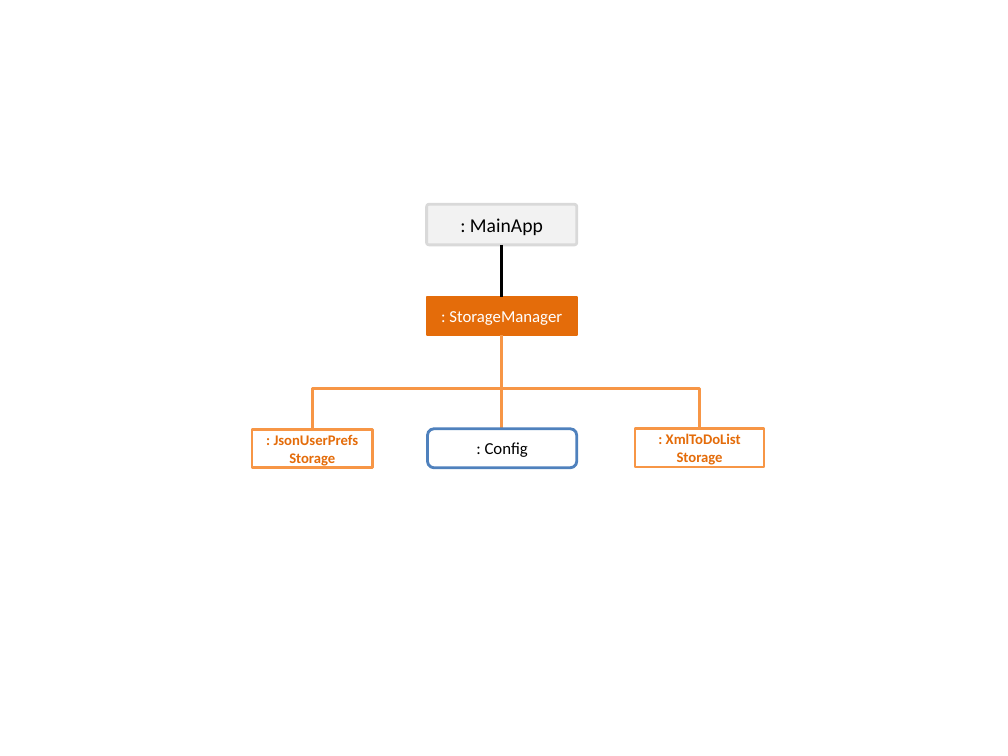
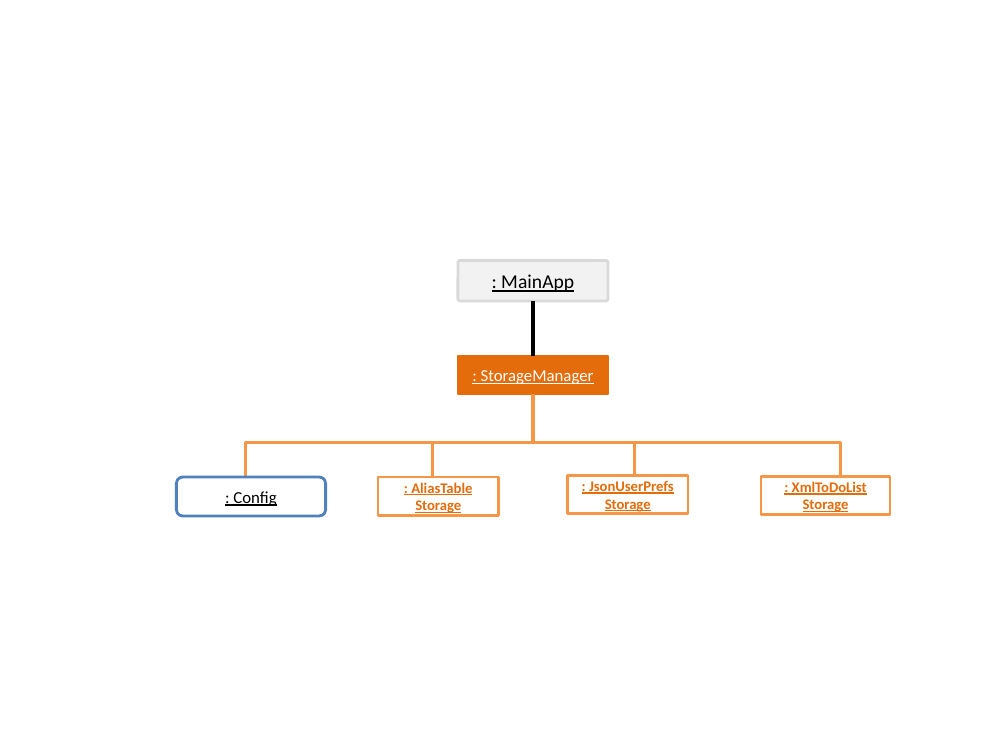
Before and after one commit to CS2103AUG2016-W11-C2/main, a slide deck: slide 11 of docs/diagrams/Diagrams.pptx (slide 9 before the commit). Drawn at 1008x756 pixels with LibreOffice and Linux fonts; fonts in the diff are those of the drawing. Boxes give left, top, right and bottom in pixels: in the first picture for what was removed or moved away, otherwise in the second. Text is boxed around its words. In the diff, an @@ line names an element or a change of style, - is before the commit and + after.

Commit message:
update diagrams ppt and storage diagram

```diff
--- a/docs/diagrams/Diagrams.pptx
+++ b/docs/diagrams/Diagrams.pptx
@@ rounded rectangle ": MainApp": place and size @@
-rounded rectangle ": MainApp" at (426, 205, 577, 245)
+rounded rectangle ": MainApp" at (458, 260, 608, 300)
@@ line moved from (502, 245) - (502, 296) to (533, 301) - (533, 356) @@
@@ rectangle ": StorageManager": place and size @@
-rectangle ": StorageManager" at (426, 296, 577, 335)
+rectangle ": StorageManager" at (458, 356, 608, 394)
@@ line moved from (502, 335) - (502, 429) to (533, 394) - (533, 442) @@
@@ elbow line moved from (502, 388) - (312, 429) to (434, 443) - (245, 484) @@
@@ elbow line moved from (502, 388) - (700, 428) to (622, 443) - (432, 484) @@
@@ elbow line added from (533, 443) to (839, 484), #F79646 2.25 pt @@
@@ elbow line added from (825, 443) to (635, 484), #F79646 2.25 pt @@
@@ underline on in 5 elements at (458, 260, 608, 300), (458, 356, 608, 394), (761, 476, 890, 514), (568, 476, 688, 514), (176, 477, 326, 516) @@
@@ rounded rectangle ": Config": place and size @@
-rounded rectangle ": Config" at (427, 428, 577, 468)
+rounded rectangle ": Config" at (176, 477, 326, 516)
@@ rectangle added at (378, 477, 499, 515), fill #FFFFFF, outline #F79646 2 pt, 10.5 pt, text #E46C0A, bold, underline @@
+: AliasTable Storage
@@ rectangle ": JsonUserPrefs Storage": place and size @@
-rectangle ": JsonUserPrefs Storage" at (252, 429, 373, 468)
+rectangle ": JsonUserPrefs Storage" at (568, 476, 688, 514)
@@ rectangle ": XmlToDoList": place and size @@
-rectangle ": XmlToDoList" at (635, 428, 764, 467)
+rectangle ": XmlToDoList" at (761, 476, 890, 514)
```
Also in this commit, not shown: 8 other slides changed, 2 slides added, 1 slide removed, 1 other file.
